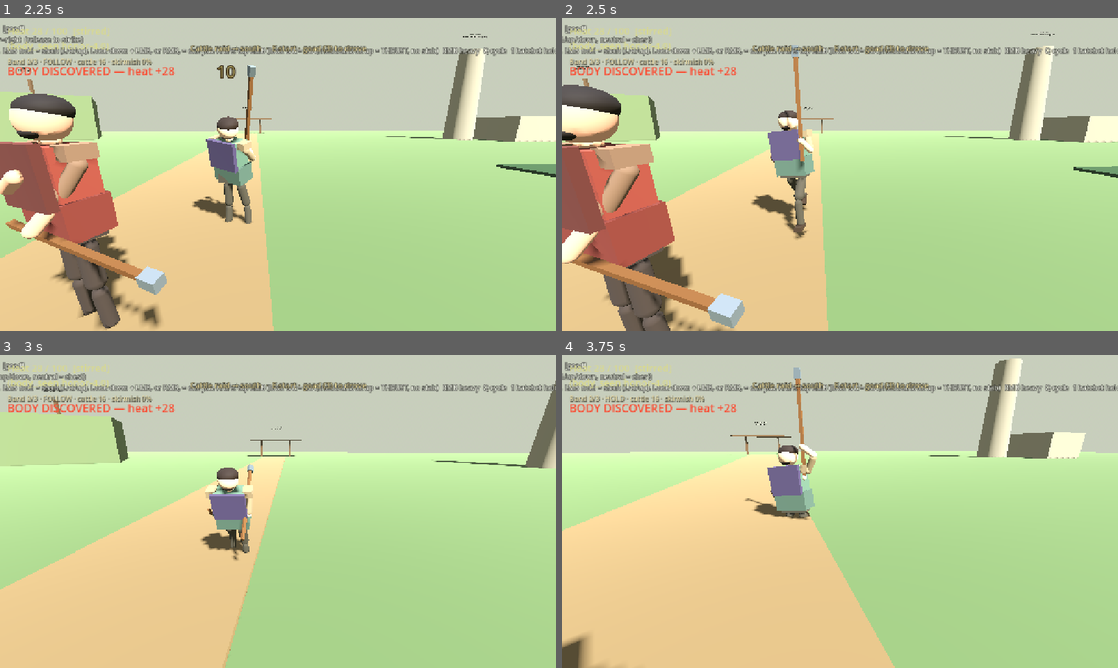
Above: before the commit, frames 1-4 (two rows, left to right).
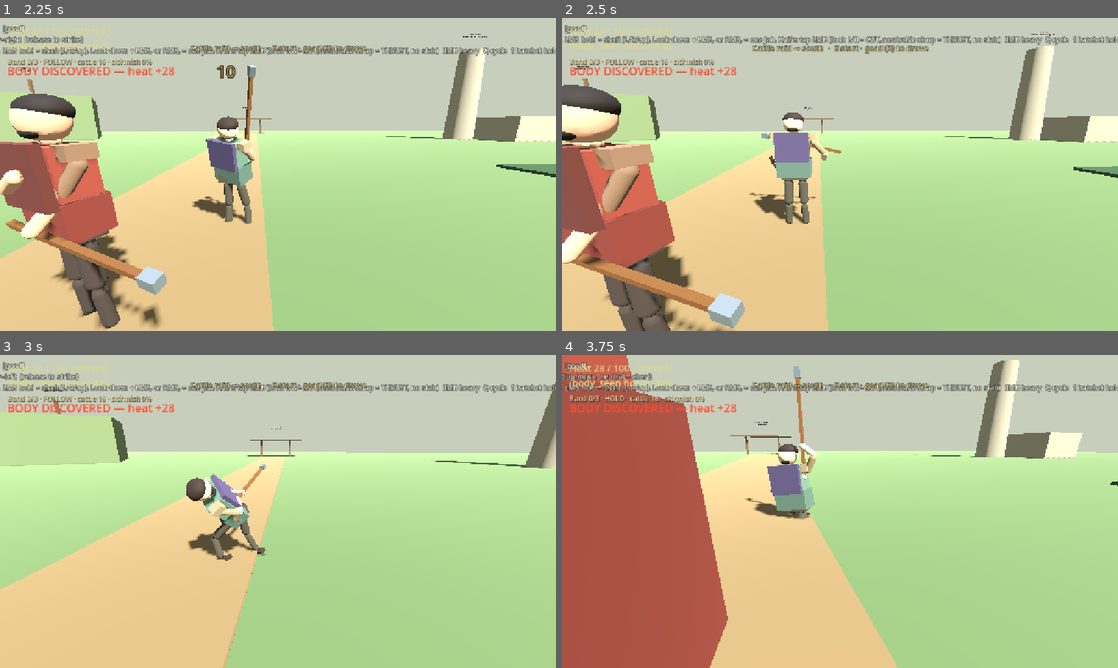
Above: after the commit, the same moments.

Repository: fortins4/devPlayground
Game: Godot game, scene res://scenes/main/main.tscn
Same seed, same stepped clock (60 frames per second), same inputs: the game is played once before the commit and once after it.
Inputs (mouse positions are in pixels of both pictures, inside the frame that each line leads up to):
- Up to frame 1 (2.25 s): tap Enter at 0.5 s; move the mouse to (305, 174) at 0.52 s; hold Shift (sprint) 0.53-1.28 s; hold W (move_forward) from 0.53 s (still down); click (305, 174) at 0.67 s; tap Space (jump) at 0.77, 1.52 s; move the mouse to (250, 174) at 1.27 s; right-click (250, 174) at 1.35 s; tap Shift (sprint) at 1.55 s; move the mouse to (289, 168) at 2.02 s; press the mouse at (289, 168) at 2.03 s
- Up to frame 2 (2.5 s): keep holding W (move_forward); tap Shift (sprint) at 2.3 s
- Up to frame 3 (3 s): keep holding W (move_forward); move the mouse to (272, 517) at 2.77 s; release the mouse at (272, 517) at 2.78 s; tap H (band_toggle) at 2.85 s; click (272, 517) at 2.92 s
- Up to frame 4 (3.75 s): keep holding W (move_forward); tap Space (jump) at 3.02 s; tap Shift (sprint) at 3.05 s; move the mouse to (878, 514) at 3.52 s; hold Ctrl (crouch) from 3.53 s (still down)

Frame 1 is identical in both runs. In frame 2, 4.4% of the frame differs, in the area x 0-100%, y 5-71%; in frame 3, 2.5%; in frame 4, 25%, in the area x 0-100%, y 0-100%.

Commit message:
fix(combat): low-guard walk shaft clear + jab while look-down
Seat the look-down guard on a face-side bar clear of the thighs with both
hands on. Hold shaft-guard off until the goad release tween finishes so a
walk+low jab can drop the guard and play through settle.

Diff:
--- a/scripts/characters/player/player_controller.gd
+++ b/scripts/characters/player/player_controller.gd
@@ -124,6 +124,8 @@
 ## Face whose seated pose is already on screen. Empty while a blend or a swing owns the body.
 var _guard_face_held: StringName = &""
 var _guard_blend_active: bool = false
+## True while a goad jab/swing tween (incl. settle) owns the body.
+var _goad_release_live: bool = false
 var _guard_blend_u: float = 0.0
 var _guard_from_pose: Dictionary = {}
 var _guard_to_pose: Dictionary = {}
@@ -389,6 +391,7 @@
 	var attacking := combat != null and (
 		combat.is_attacking
 		or combat.is_charging
+		or _goad_release_live
 		or _hurt_reacting
 		or (combat.is_shaft_blocking and not guard_step)
 	)
@@ -443,6 +446,7 @@
 		and not Input.is_action_pressed("sprint")
 		and not combat.is_attacking
 		and not combat.is_charging
+		and not _goad_release_live
 		and not combat.is_dead
 		and not is_mounted
 		and not is_dragging()
@@ -536,7 +540,7 @@
 	## Walking in a guard steps. A charge, a swing, and standing still do not.
 	if combat == null or locomotion == null or not combat.is_shaft_blocking:
 		return false
-	if combat.is_attacking or combat.is_charging or _hurt_reacting or _sprinting:
+	if combat.is_attacking or combat.is_charging or _goad_release_live or _hurt_reacting or _sprinting:
 		return false
 	return horiz_speed > 0.22
 
@@ -1340,6 +1344,7 @@
 	_guard_blend_active = false
 	_guard_face_held = &""
 	_charge_from_ready = false
+	_goad_release_live = true
 	# Same equal look face as the guard (high → pure overhead axes / top keys).
 	var face := _resolve_look_face_from(_charge_aim_delta)
 	var aim := _aim_axes_for_look_face(face)
@@ -1918,6 +1923,7 @@
 	_goad_swing_held = false
 	_swing_arc_interior = false
 	_shaft_xf_blend = false
+	_goad_release_live = false
 	_tool_root_drop = 0.0
 	_goad_grip_slide = 0.0
 	if locomotion:
--- a/systems/combat/tool_strike_poses.gd
+++ b/systems/combat/tool_strike_poses.gd
@@ -309,18 +309,18 @@
 			high["grip_slide"] = 0.0
 			return high
 		&"low":
-			# Hips drop, knees fold, shaft across the thighs. The pitch meets an
-			# incoming point so the sticks touch. Still the low guard, not a stab.
+			# Hips drop, knees fold, shaft across the front of the thighs (not
+			# through them). The pitch still meets an incoming point. Guard, not a stab.
 			var low := _deg_pose(_pack(
 				Vector3(12, 0, 0), Vector3(16, 0, 0), Vector3(-6, 0, 0),
-				Vector3(0, -6, -42), Vector3(30, 0, 0),
-				Vector3(34.7, 0.1, 12.5), Vector3(8.6, -84.6, 32.4),
+				Vector3(8, -4, -38), Vector3(28, 0, 0),
+				Vector3(28.0, 6.0, 18.0), Vector3(6.0, -70.0, 28.0),
 				Vector3(42, 0, -38), Vector3(-70, 0, 0),
 				Vector3(42, 0, 38), Vector3(-70, 0, 0),
-				Vector3(24, 4, 102)
+				Vector3(18, 8, 98)
 			))
 			low["root_drop"] = 0.28
-			low["grip_slide"] = 0.114
+			low["grip_slide"] = 0.08
 			return low
 		_:
 			return tool_shaft_block_pose()
@@ -646,6 +646,9 @@
 	if right_arm_early != null and right_fore_early != null and _is_authored_high_guard(loco, weapon_visual):
 		_seat_high_guard_overhead(loco, weapon_visual, goad, left_arm, left_fore, right_arm_early, right_fore_early, torso, head)
 		return
+	if right_arm_early != null and right_fore_early != null and _is_authored_low_guard(loco, weapon_visual):
+		_seat_low_guard_in_front(loco, weapon_visual, goad, left_arm, left_fore, right_arm_early, right_fore_early, torso, head)
+		return
 	if right_arm_early != null and right_fore_early != null and _host_flinching(loco) and _flinch_needs_face_clear(weapon_visual, goad, head):
 		_seat_flinch_below_chin(loco, weapon_visual, goad, left_arm, left_fore, right_arm_early, right_fore_early, torso, head)
 		return
@@ -881,6 +884,77 @@
 	goad.position.y = -_slide_for(-goad.position.y, 0.0, t_off)
 
 
+## Low guard only. Generic seat leaves the across-thighs shaft through both
+## legs. Keep a near-horizontal bar in front of the thighs/knees so wood meets
+## an incoming point without clipping. Left/right/high seats do not use this.
+static func _is_authored_low_guard(loco: Object, weapon_visual: Node3D) -> bool:
+	var pose := tool_shaft_guard_pose(&"low")
+	# Crouch body owns identity. Seat rewrites arms + weapon every sync the
+	# same way left/right keep hips/torso/head as the face key.
+	# Do not key off thighs: walk-guard forgets leg additives each frame.
+	for joint in ["hips", "torso", "head"]:
+		var have: Vector3 = loco.get_combat_additive(joint)
+		if have.distance_to(pose[joint]) > deg_to_rad(6.0):
+			return false
+	return weapon_visual != null
+
+
+static func _seat_low_guard_in_front(loco: Object, weapon_visual: Node3D, goad: Node3D, left_arm: Node3D, left_fore: Node3D, right_arm: Node3D, right_fore: Node3D, torso: Node3D, head: Node3D) -> void:
+	var left_thigh := loco.get_joint("left_thigh") as Node3D
+	var right_thigh := loco.get_joint("right_thigh") as Node3D
+	if left_thigh == null or right_thigh == null:
+		return
+	var mid: Vector3 = (left_thigh.global_position + right_thigh.global_position) * 0.5
+	var face: Vector3 = -torso.global_transform.basis.z
+	face.y = 0.0
+	if face.length() < 0.001:
+		face = -torso.global_transform.basis.z
+	face = face.normalized()
+	var side: Vector3 = torso.global_transform.basis.x
+	side.y = 0.0
+	if side.length() < 0.001:
+		side = torso.global_transform.basis.x
+	side = side.normalized()
+	var up := Vector3.UP
+	# Fixed clear bar first. Hands IK onto it — do not let palm drift retarget the wood into a thigh.
+	var center: Vector3 = mid + face * 0.22 + up * 0.36
+	var axis := side
+	var origin: Vector3 = center - axis * 0.16
+	weapon_visual.global_position = origin
+	_aim_weapon_y(weapon_visual, axis)
+	goad.position = Vector3.ZERO
+	goad.rotation = Vector3.ZERO
+	var r_shoulder: Vector3 = right_arm.global_position
+	var l_shoulder: Vector3 = left_arm.global_position
+	var r_grip := _low_guard_grip_on_shaft(origin, axis, r_shoulder)
+	var l_grip := _low_guard_grip_on_shaft(origin, axis, l_shoulder)
+	var r_pole: Vector3 = r_shoulder + side * 0.18 + up * -0.38 + face * 0.14
+	var l_pole: Vector3 = l_shoulder - side * 0.18 + up * -0.38 + face * 0.14
+	_ik_right(loco, right_arm, right_fore, r_shoulder, r_pole, r_grip)
+	_ik_left(loco, left_arm, left_fore, l_shoulder, l_pole, l_grip)
+	# Keep the clear bar. Slide only so both grip stations sit on the mesh.
+	var t_off := (l_grip - origin).dot(axis)
+	goad.position.y = -_slide_for(0.0, 0.0, t_off)
+
+
+## Nearest point on the low-guard shaft a shoulder can still reach.
+static func _low_guard_grip_on_shaft(origin: Vector3, axis: Vector3, shoulder: Vector3) -> Vector3:
+	var best := origin
+	var best_cost := 999.0
+	for i in 17:
+		var t := lerpf(-0.05, 0.55, float(i) / 16.0)
+		var p: Vector3 = origin + axis * t
+		var d := shoulder.distance_to(p)
+		if d < 0.14 or d > 0.55:
+			continue
+		var cost := absf(d - 0.42) + absf(t - 0.22) * 0.15
+		if cost < best_cost:
+			best_cost = cost
+			best = p
+	return best
+
+
+
 ## Flinch only. The generic seat aims a clipping shaft across the chest, which
 ## carries it over the eyes and the mouth. Drop that line below the chin.
 ## Guards and the left-guard seat do not use this.
